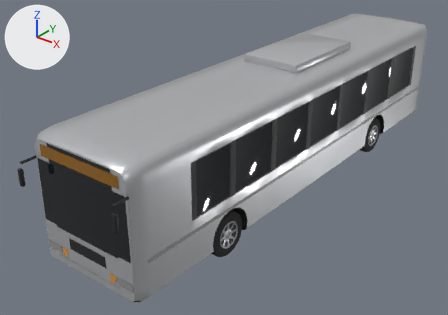
Before and after pictures for a commit that changed the glTF model public/vehicles/vehicles.glb.
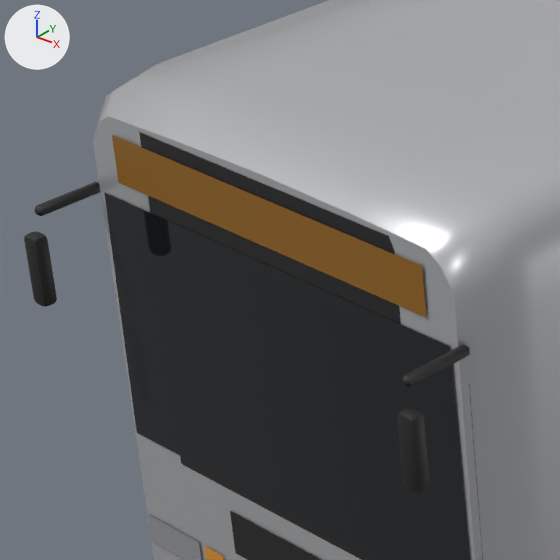
The first picture shows the older version from a camera (50 mm lens) standing at (7.92, -11.8, 7.53) and looking at (-0.69, -1.04, 0.86). The close-ups show the older and then the newer version on the part from 3% to 34% of the width and 35% to 80% of the height of that picture. Only the edits that show in the close-ups are written down. Arrows for +X, +Y and +Z are at upper left; the lights stay in place. Objects named as collision shapes, trigger or cutter boxes, shadow casters or lower levels of detail are left out. Where no turn or scale is listed for an object, it has been applied to the vertices. Vertices at exactly the same position are counted once.

Names of what the first close-up shows: 'bus_LOD0'.
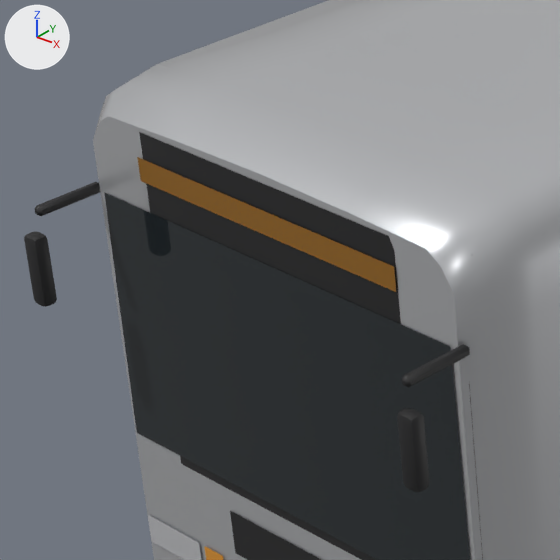
Pixel boxes [x1, y1, x2, y2] of what changed, in the close-ups (560 x 560 px; the box of a moved part takes in the faces that stretch with it):
part 1 of me_bus_lod0, moved or reshaped
    before: [112, 135, 426, 317]
    after: [137, 157, 396, 292]

Diff of the bpy script that builds the scene:
```diff
--- a/public/vehicles/vehicles.glb.py
+++ b/public/vehicles/vehicles.glb.py
@@ me_bus_lod0 @@
 # used by ob_bus_lod0; location = (0.0, 0.0, 1.648)
-me_bus_lod0.from_pydata(...)  # 3110 vertices, 5238 faces; spans x -1.31..1.31, y -6.29..6.29, z -1.64..1.64
+me_bus_lod0.from_pydata(...)  # 3118 vertices, 5246 faces; spans x -1.31..1.31, y -6.29..6.29, z -1.64..1.64
+# me_bus_lod0 part 1: the loose piece of 14 vertices spanning x -1.02..1.02, y -5.93, z 0.99..1.23 is scaled about its middle by (0.829, 1, 0.5)
+# other edits to the shape of me_bus_lod0 do not show in these pictures
 me_bus_lod0.materials.append(mat_paint)
```
